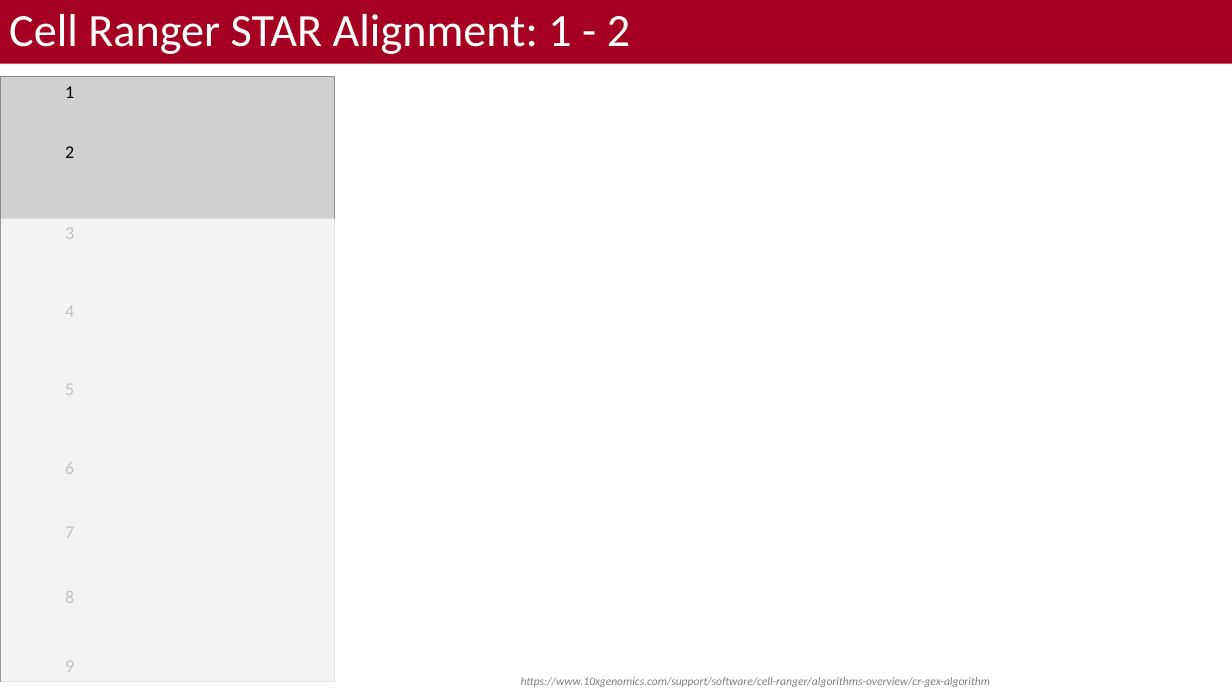
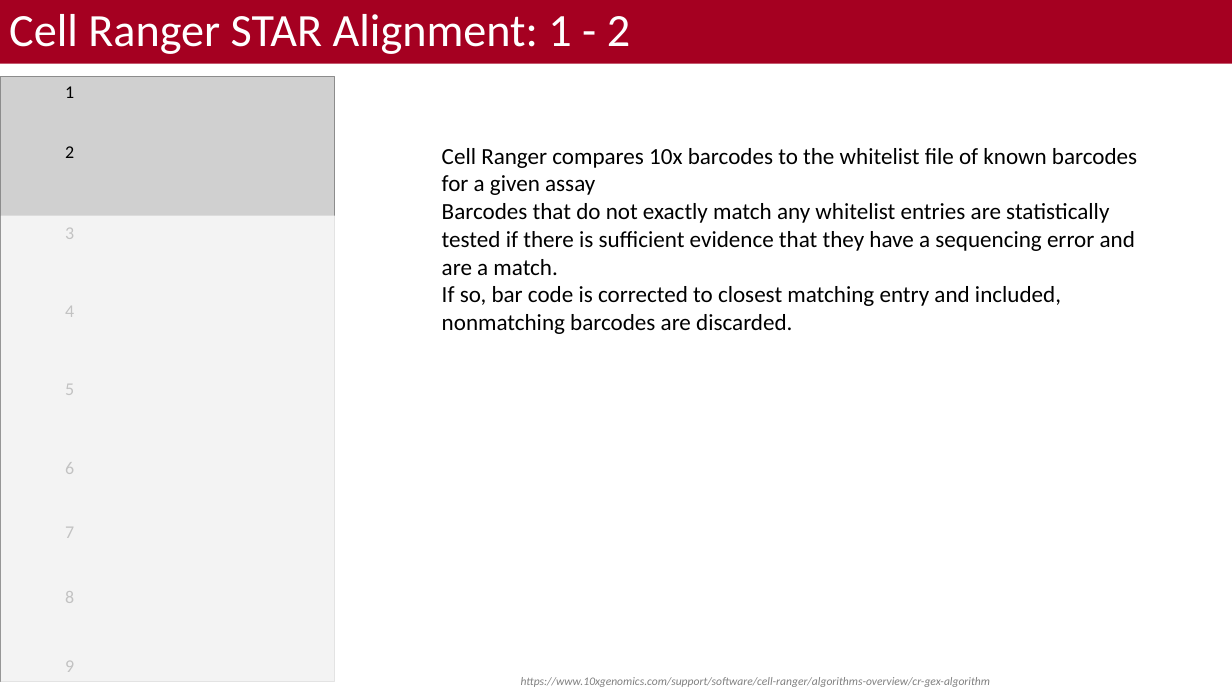
Before and after one commit to bacorli2/scrna_workshop, a slide deck: slide 4 of M2_CellRanger_Alignment/M2_CellRanger.pptx. Drawn at 1232x693 pixels with LibreOffice and Linux fonts; fonts in the diff are those of the drawing; grey boxes stand for pictures; background and template pictures are left out. Boxes give left, top, right and bottom in pixels: in the first picture for what was removed or moved away, otherwise in the second. Text is boxed around its words. In the diff, an @@ line names an element or a change of style, - is before the commit and + after.

```diff
--- a/M2_CellRanger_Alignment/M2_CellRanger.pptx
+++ b/M2_CellRanger_Alignment/M2_CellRanger.pptx
@@ text added at box(442, 148, 1137, 334), 18 pt, text #000000 @@
+Cell Ranger compares 10x barcodes to the whitelist file of known barcodes for a given assay
+Barcodes that do not exactly match any whitelist entries are statistically tested if there is sufficient evidence that they have a sequencing error and are a match.
+If so, bar code is corrected to closest matching entry and included, nonmatching barcodes are discarded.
@@ rectangle: place and size @@
-rectangle at box(1, 219, 335, 693)
+rectangle at box(1, 215, 335, 693)
```
Also in this commit, not shown: 5 other slides changed, 2 other files.
